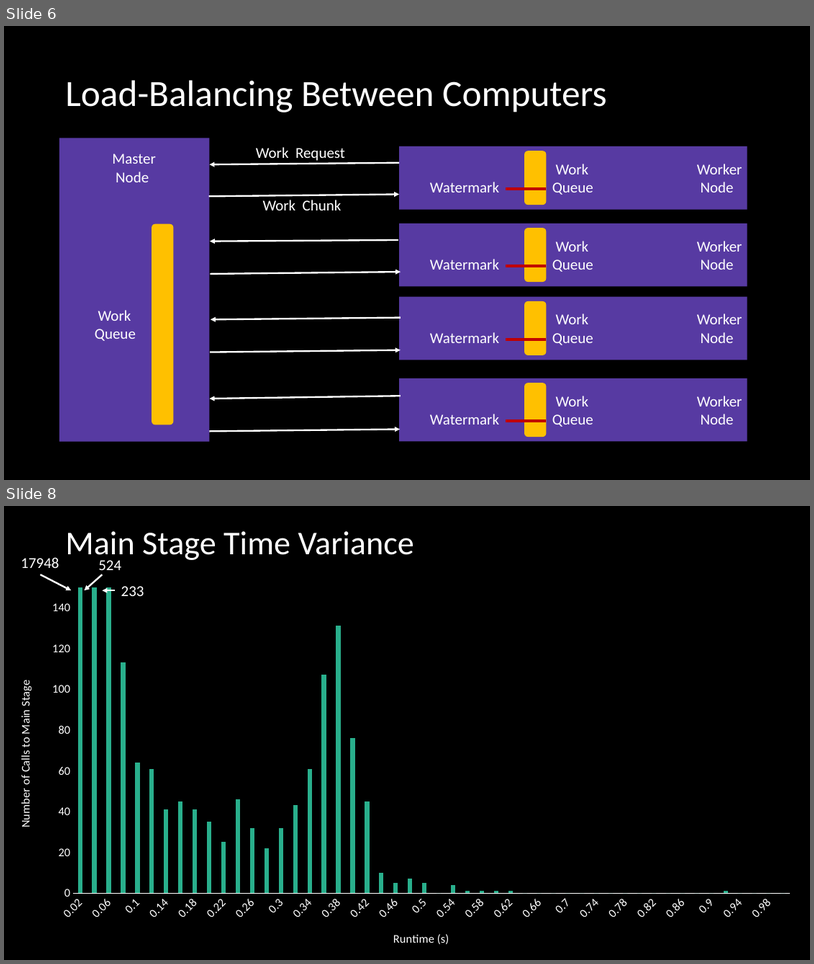
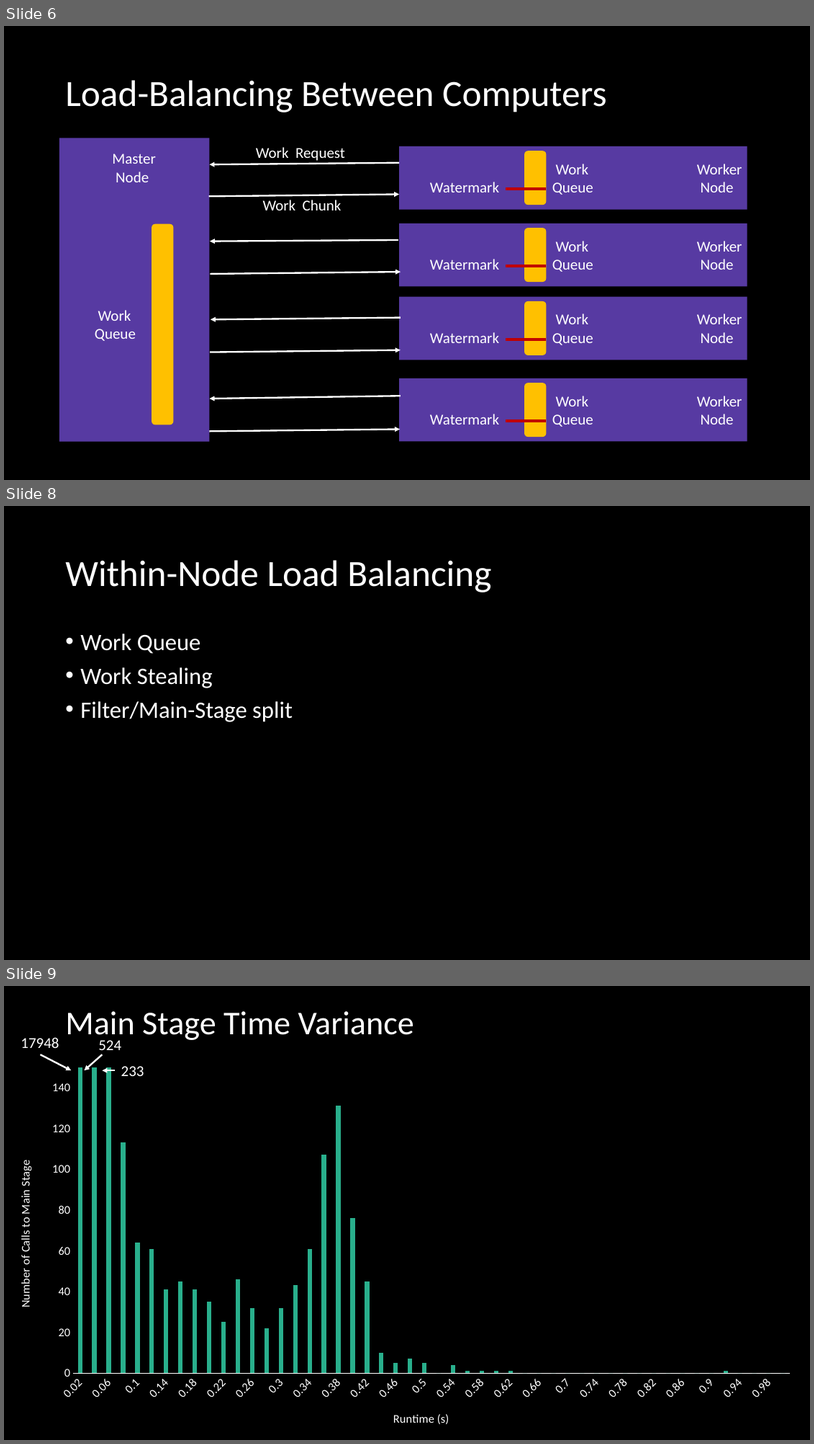
Before and after one commit to npcarter/data, a slide deck: Lab Meeting 5_25_17.pptx. Shown one above the other, each under a label of ours: slides 6 and 8 before the commit, slides 6, 8 and 9 after it; the slides between them are not shown. The pictures are 814x964 and 814x1444 pixels, drawn with LibreOffice and Linux fonts; fonts in the diff are those of the drawing. Boxes give left, top, right and bottom in pixels: in the first picture for what was removed or moved away, otherwise in the second. Text is boxed around its words. In the diff, an @@ line names an element or a change of style, - is before the commit and + after.

```diff
--- a/Lab Meeting 5_25_17.pptx
+++ b/Lab Meeting 5_25_17.pptx
@@ slide 8 added at [4,506,810,960], background #000000 @@
@@ title added at [65,560,491,592], 44 pt, text #FFFFFF @@
+Within-Node Load Balancing
@@ text added at [80,633,293,722], 28 pt, text #FFFFFF @@
+• Work Queue
+• Work Stealing
+• Filter/Main-Stage split
@@ what was slide 8 is now slide 9 @@
```
Also in this commit, not shown: 4 slides changed, 7 other slides added, 1 other file.
